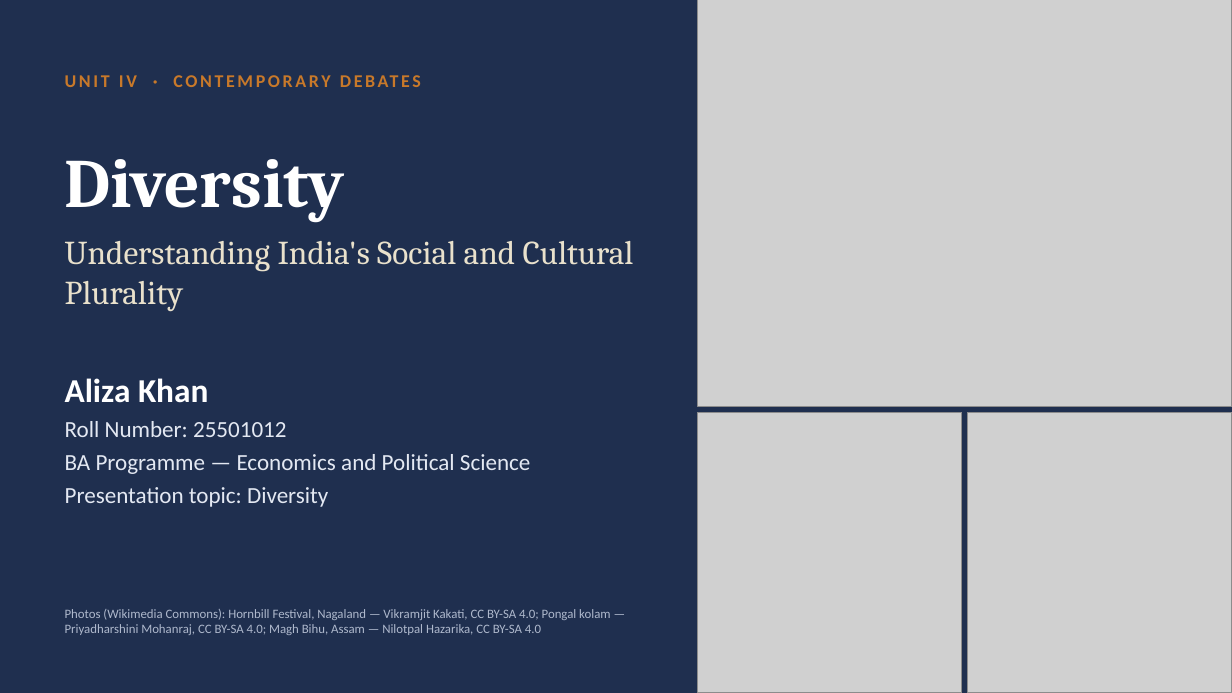
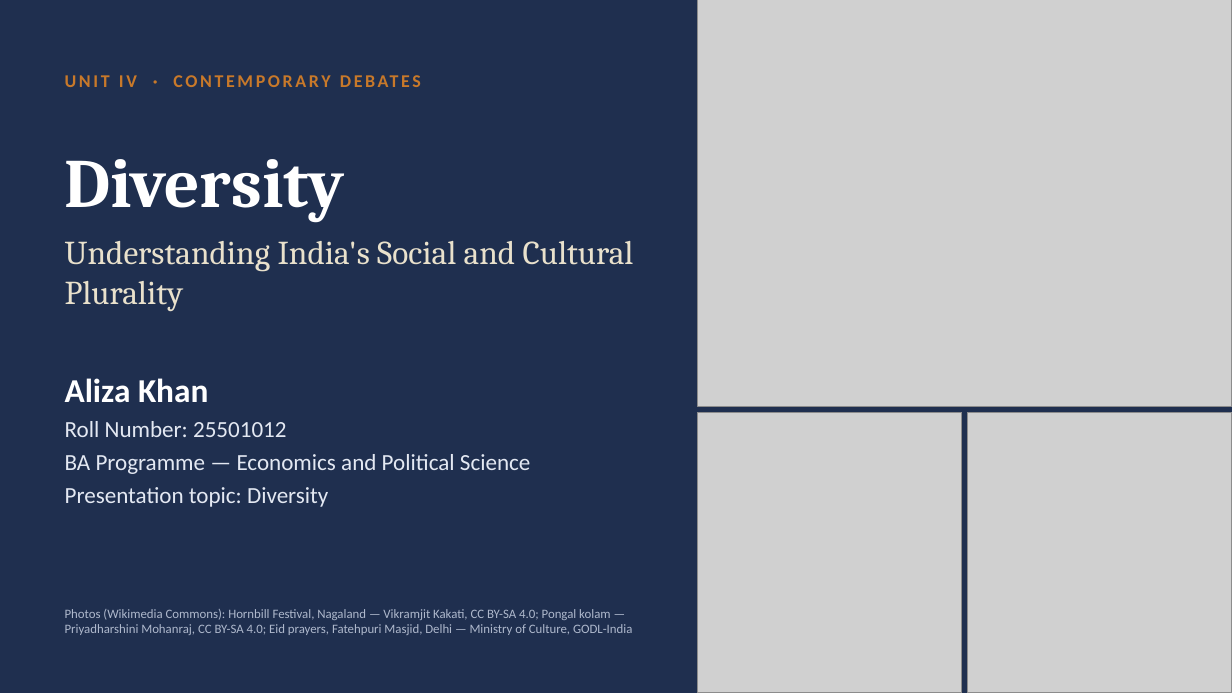
Before and after one commit to gazali8080/Md-Gazali, a slide deck: slide 1 of college-ppt-diversity/Diversity_Aliza_Khan.pptx. Drawn at 1232x693 pixels with LibreOffice and Linux fonts; fonts in the diff are those of the drawing; grey boxes stand for pictures. Boxes give left, top, right and bottom in pixels: in the first picture for what was removed or moved away, otherwise in the second. Text is boxed around its words. In the diff, an @@ line names an element or a change of style, - is before the commit and + after.

```diff
--- a/college-ppt-diversity/Diversity_Aliza_Khan.pptx
+++ b/college-ppt-diversity/Diversity_Aliza_Khan.pptx
@@ text at <box>65,609,632,635</box>: text changed @@
-Photos (Wikimedia Commons): Hornbill Festival, Nagaland — Vikramjit Kakati, CC BY-SA 4.0; Pongal kolam — Priyadharshini Mohanraj, CC BY-SA 4.0; Magh Bihu, Assam — Nilotpal Hazarika, CC BY-SA 4.0
+Photos (Wikimedia Commons): Hornbill Festival, Nagaland — Vikramjit Kakati, CC BY-SA 4.0; Pongal kolam — Priyadharshini Mohanraj, CC BY-SA 4.0; Eid prayers, Fatehpuri Masjid, Delhi — Ministry of Culture, GODL-India
```
Also in this commit, not shown: 1 other slide changed, 2 other files.
